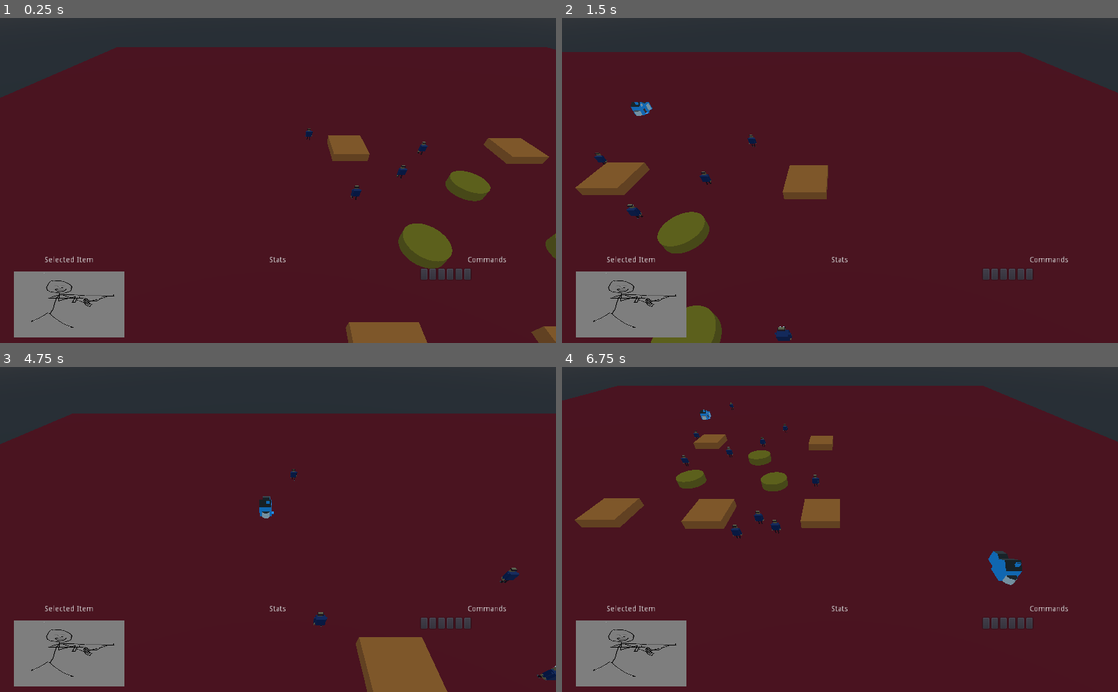
Above: before the commit, frames 1-4 (two rows, left to right).
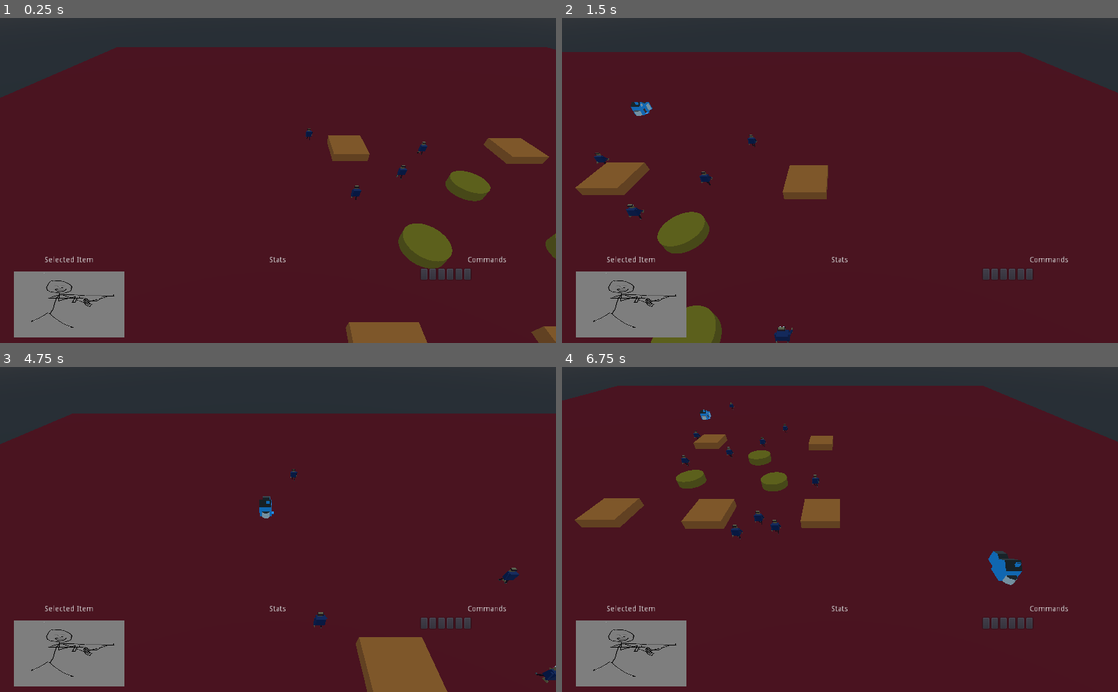
Above: after the commit, the same moments.

Repository: Ellord207/GodotShenanigans
Game: Godot game, scene res://World/TestWorld.tscn
The game is run twice, just before and just after one commit, with the same random seed, the same clock (stepped at 60 frames per second) and the same inputs.
Inputs (mouse positions are in pixels of both pictures, inside the frame that each line leads up to):
- Up to frame 1 (0.25 s): no input
- Up to frame 2 (1.5 s): move the mouse to (962, 164) at 0.52 s; hold Right 0.53-1.28 s; tap B (CreateBuildingKey) at 0.6 s; click (962, 164) at 0.67 s; move the mouse to (728, 196) at 1.27 s; hold Down from 1.28 s (still down); tap C (CreateUnitKey) at 1.35 s
- Up to frame 3 (4.75 s): move the mouse to (333, 458) at 2.02 s; release Down at 2.03 s; hold Right 2.03-2.78 s; right-click (333, 458) at 2.1 s; move the mouse to (250, 594) at 2.77 s; hold Up 2.78-3.53 s; click (250, 594) at 2.85 s; move the mouse to (444, 578) at 3.52 s; hold Left from 3.53 s (still down); tap B (CreateBuildingKey) at 3.6 s; move the mouse to (111, 480) at 4.27 s; tap C (CreateUnitKey) at 4.35 s
- Up to frame 4 (6.75 s): move the mouse to (867, 529) at 5.02 s; release Left at 5.03 s; hold Down 5.03-5.78 s; right-click (867, 529) at 5.1 s; click (867, 529) at 5.17 s; move the mouse to (756, 448) at 5.77 s; hold Right 5.78-6.53 s; click (756, 448) at 5.85 s; move the mouse to (962, 513) at 6.52 s; hold Up from 6.53 s (still down); tap B (CreateBuildingKey) at 6.6 s

The runs differ from the first frame. In frame 1, less than 0.1% of the frame differs, in the area x 54-77%, y 34-56%; in frame 2, less than 0.1%, in the area x 5-42%, y 36-100%; in frame 3, less than 0.1%; in frame 4, less than 0.1%.

Commit message:
removed start from ready

Diff:
--- a/Assets/BaldRudeMan.gd
+++ b/Assets/BaldRudeMan.gd
@@ -17,4 +17,3 @@
 	for cube in self.get_children():
 		for animation in cube.get_children():
 			baldManLimbAnimations[animation.get_animation_list()[0]]=animation;
-			_start();
